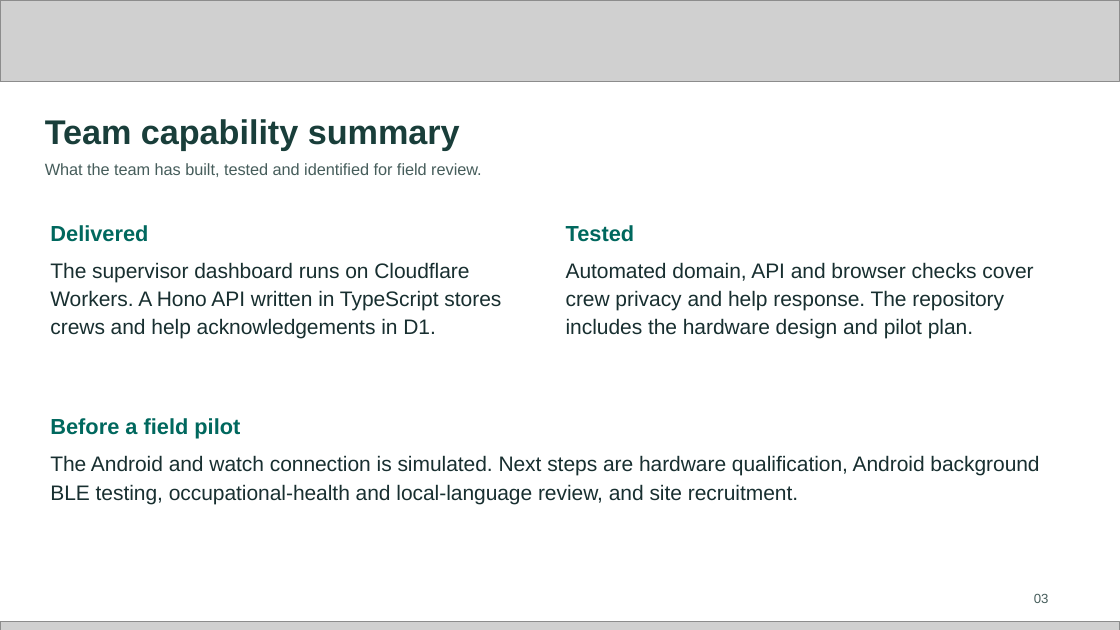
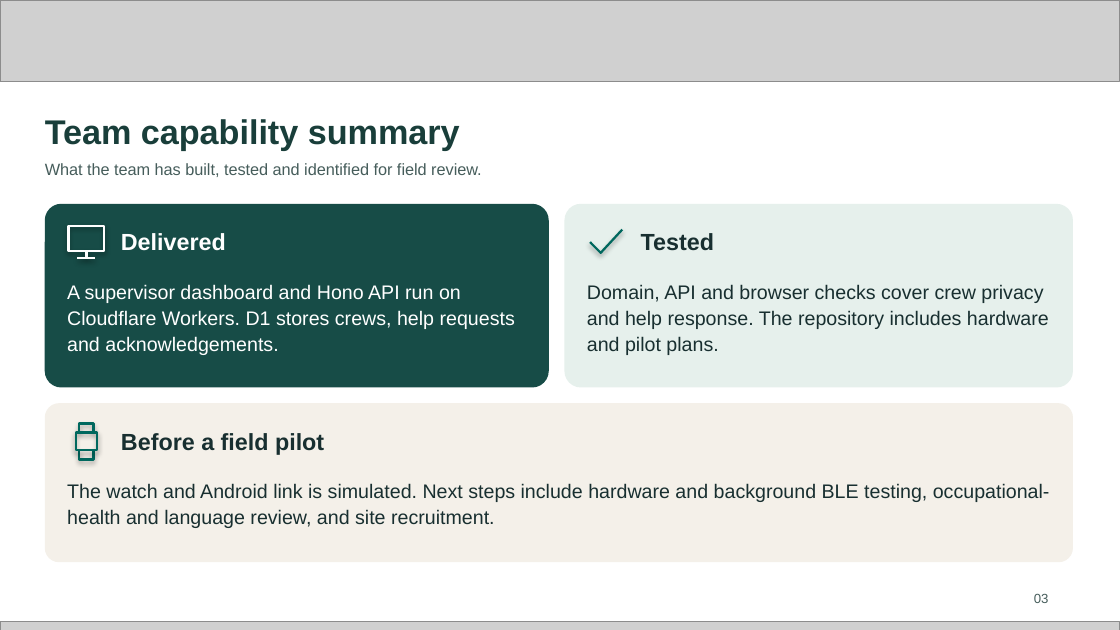
Before and after one commit to sammydamz/exaclim, a slide deck: slide 3 of downloads/submission/Exaclim_Future_Health_Submission.pptx. Drawn at 1120x630 pixels with LibreOffice and Linux fonts; fonts in the diff are those of the drawing; grey boxes stand for pictures. Boxes give left, top, right and bottom in pixels: in the first picture for what was removed or moved away, otherwise in the second. Text is boxed around its words. In the diff, an @@ line names an element or a change of style, - is before the commit and + after.

Commit message:
Use editable bento cards and vector pictograms for roles, hardware and capabilities

```diff
--- a/downloads/submission/Exaclim_Future_Health_Submission.pptx
+++ b/downloads/submission/Exaclim_Future_Health_Submission.pptx
@@ rounded rectangle added at (45,204,549,388), fill #174C47 @@
@@ rounded rectangle added at (564,204,1073,388), fill #E6F0EC @@
@@ freeform shape added at (68,226,104,251), outline #FFFFFF 1.45 pt @@
@@ text "Delivered": place and size @@
-text "Delivered" at (50,225,148,242)
+text "Delivered" at (121,233,226,251)
@@ text "Delivered" at (121,233,226,251): size 14 to 15 pt, text colour #00685E to #FFFFFF @@
@@ freeform shape added at (590,230,623,253), outline #00685E 1.45 pt @@
@@ text "Tested" at (641,233,714,251): size 14 to 15 pt, text colour #00685E to #182F30 @@
@@ text "Tested": place and size @@
-text "Tested" at (566,225,635,242)
+text "Tested" at (641,233,714,251)
@@ freeform shape added at (77,259,95,259), outline #FFFFFF 1.45 pt @@
@@ freeform shape added at (86,251,86,258), outline #FFFFFF 1.45 pt @@
@@ text at (67,284,515,355): text changed; size 13.5 to 12.6 pt; text colour #182F30 to #FFFFFF @@
-The supervisor dashboard runs on Cloudflare Workers. A Hono API written in TypeScript stores crews and help acknowledgements in D1.
+A supervisor dashboard and Hono API run on Cloudflare Workers. D1 stores crews, help requests and acknowledgements.
@@ text at (587,284,1049,355): text changed; size 13.5 to 12.6 pt @@
-Automated domain, API and browser checks cover crew privacy and help response. The repository includes the hardware design and pilot plan.
+Domain, API and browser checks cover crew privacy and help response. The repository includes hardware and pilot plans.
@@ rounded rectangle added at (45,403,1073,562), fill #F4F0E9 @@
@@ freeform shape added at (76,432,97,450), outline #00685E 1.45 pt @@
@@ freeform shape added at (80,423,94,432), outline #00685E 1.45 pt @@
@@ text "Before a field pilot": place and size @@
-text "Before a field pilot" at (50,418,240,439)
+text "Before a field pilot" at (121,433,324,455)
@@ text "Before a field pilot" at (121,433,324,455): size 14 to 15 pt, text colour #00685E to #182F30 @@
@@ freeform shape added at (80,450,94,459), outline #00685E 1.45 pt @@
@@ text at (67,483,1050,528): text changed; size 13.5 to 12.6 pt @@
-The Android and watch connection is simulated. Next steps are hardware qualification, Android background BLE testing, occupational-health and local-language review, and site recruitment.
+The watch and Android link is simulated. Next steps include hardware and background BLE testing, occupational-health and language review, and site recruitment.
```
Also in this commit, not shown: 2 other slides changed, 6 other files.
